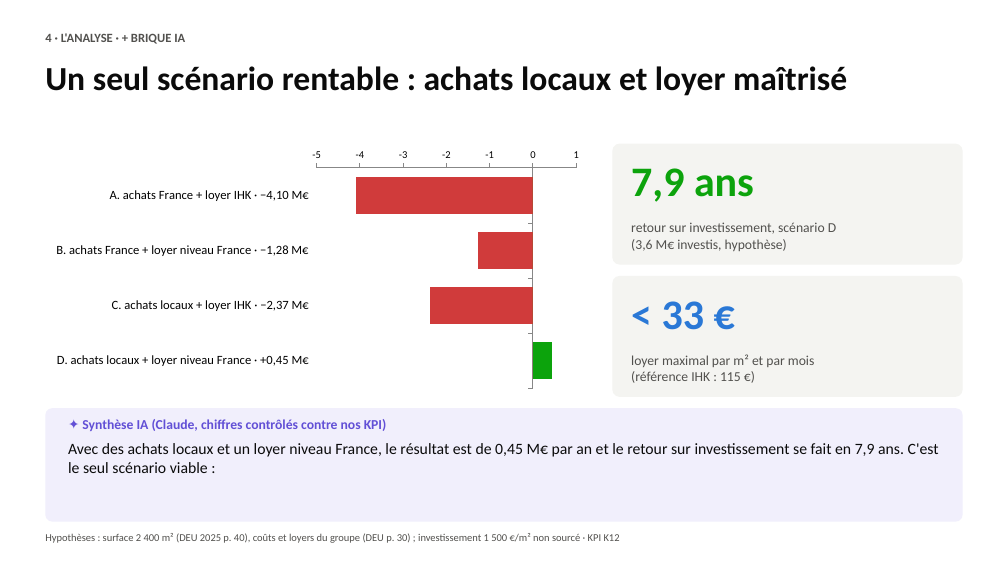
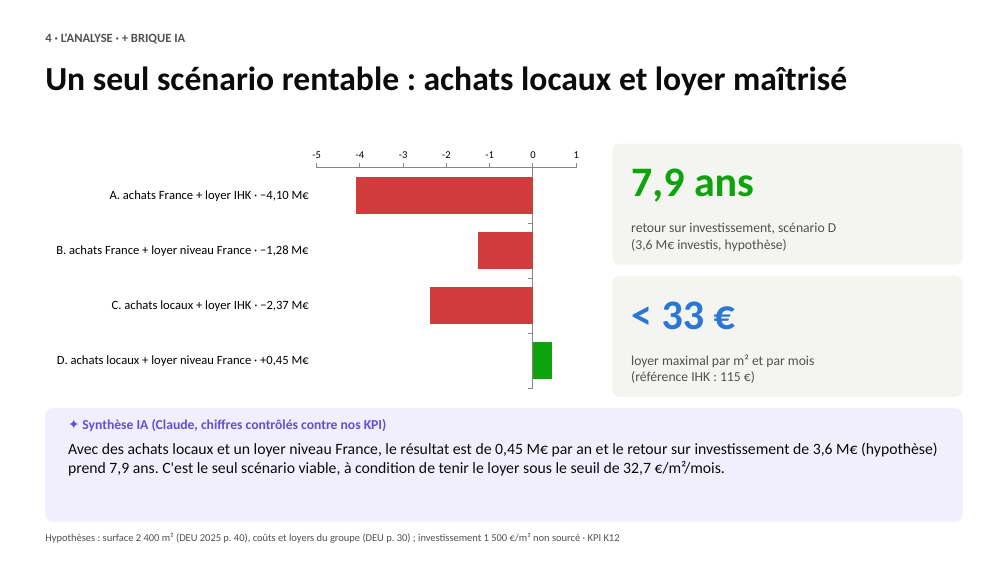
Before and after one commit to romane13long-source/fnac-expansion-allemagne, a slide deck: slide 7 of docs/Comex_Fnac_Allemagne.pptx. Drawn at 1008x567 pixels with LibreOffice and Linux fonts; fonts in the diff are those of the drawing. Boxes give left, top, right and bottom in pixels: in the first picture for what was removed or moved away, otherwise in the second. Text is boxed around its words. In the diff, an @@ line names an element or a change of style, - is before the commit and + after.

```diff
--- a/docs/Comex_Fnac_Allemagne.pptx
+++ b/docs/Comex_Fnac_Allemagne.pptx
@@ text at [68,442,938,476]: text changed @@
-Avec des achats locaux et un loyer niveau France, le résultat est de 0,45 M€ par an et le retour sur investissement se fait en 7,9 ans. C'est le seul scénario viable :
+Avec des achats locaux et un loyer niveau France, le résultat est de 0,45 M€ par an et le retour sur investissement de 3,6 M€ (hypothèse) prend 7,9 ans. C'est le seul scénario viable, à condition de tenir le loyer sous le seuil de 32,7 €/m²/mois.
```
Also in this commit, not shown: 2 other slides changed, 8 other files.
